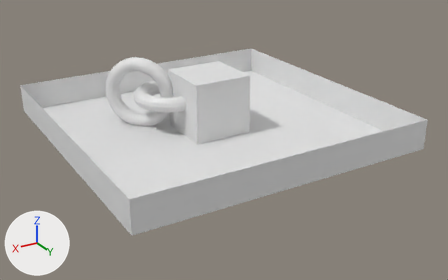
The Blender file Assets/Environment/Architecture/BlankRoom.blend: old version first, new version second.
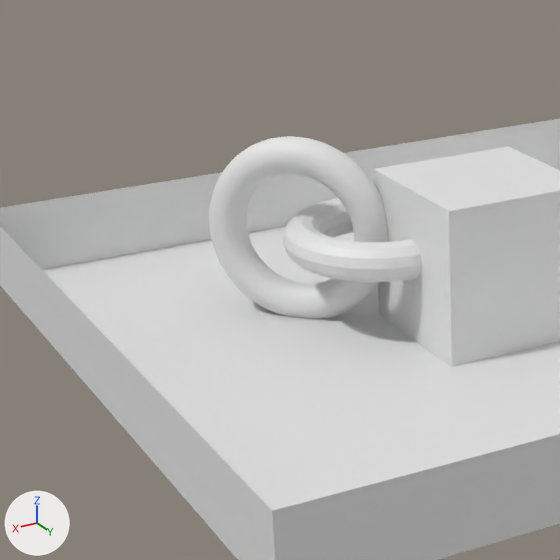
Each version is shown whole from a 50 mm camera at (9.73, 17.23, 8.06) aimed at (-0.11, 0.83, -0.14), then close up on the part from 6% to 53% of the width and 2% to 78% of the height. The axes (+X, +Y, +Z) are drawn at lower left. The lights are the same throughout.

The older version as bpy lines, for what is in view:
```python
me_cube = bpy.data.meshes.new('Cube')
me_cube.from_pydata(...)  # a box spanning x -1.0..1.0, y -1.0..1.0, z -1.0..1.0
me_torus = bpy.data.meshes.new('Torus')
me_torus.from_pydata(...)  # a torus around z (ring radius 1.0, tube radius 0.25) spanning x -1.25..1.25, y -1.25..1.25, z -0.25..0.25
me_torus_001 = bpy.data.meshes.new('Torus.001')
me_torus_001.from_pydata(...)  # a torus around z (ring radius 1.0, tube radius 0.25) spanning x -1.25..1.25, y -1.25..1.25, z -0.25..0.25
ob_cube = bpy.data.objects.new('Cube', me_cube)
ob_cube.location = (0.0, 0.0, 1.0)
ob_torus = bpy.data.objects.new('Torus', me_torus)
ob_torus.location = (0.95, -0.97, 1.1)
ob_torus_001 = bpy.data.objects.new('Torus.001', me_torus_001)
ob_torus_001.location = (1.82, -1.56, 1.16)
ob_torus_001.rotation_euler = (0.0, 1.571, 0.785)  # degrees (0, 90, 45)
_m = ob_torus_001.modifiers.new('Subsurf', 'SUBSURF')
_m.levels = 3
# also in view: 'Plane.001' at (0.0, 5.0, 0.5); 'Plane.003' at (0.0, -5.0, 0.5); 'Plane.002' at (5.0, 0.0, 0.5); 'Plane' at (0.0, 0.0, 0.0)
```
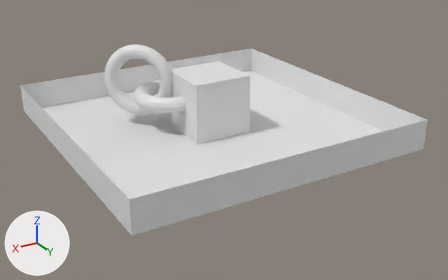
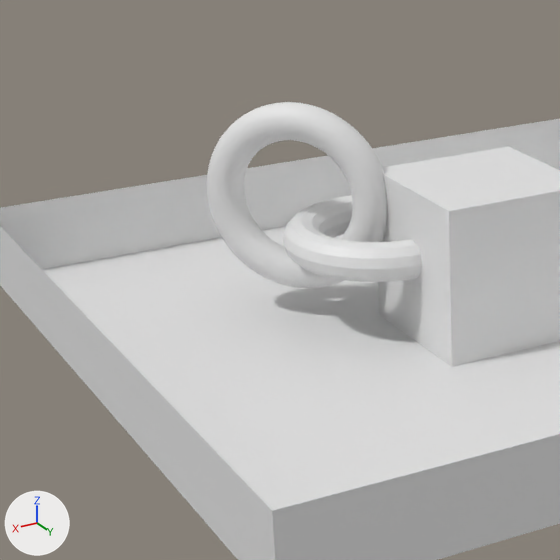
Scene script edits in JSON lines:
```json
{"op": "set", "path": "ob_torus_001.location", "old": "(1.82, -1.56, 1.16)", "new": "(1.82, -1.56, 1.61)"}
```

What differs and where, as boxes [x1, y1, x2, y2] in the close-ups (560 x 560 px):
```json
{"object": "Torus.001", "change": "moved", "before": [209, 136, 388, 319], "after": [207, 102, 387, 288]}
```
